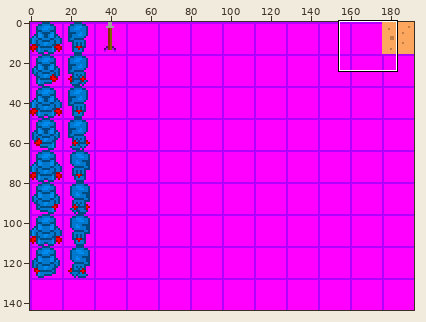
Two versions of one sprite sheet, src/resource/spritesheet.png. Above: a wide view before the commit, with the close-up outlined.
Close-up. As it was:
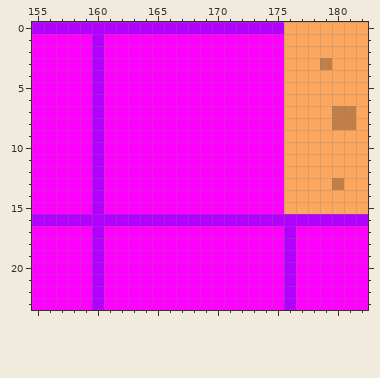
The file is 192x144 pixels. Shown: x 155..182, y 0..23.
And afterwards:
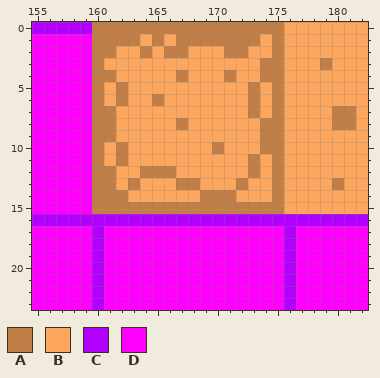
Palette (. is transparent): A #c17e47  B #fca75d  C #b200ff  D #ff00ff
Diff:
@@ x 155..182 @@
- 0 CCCCCCCCCCCCCCCCCCCCCBBBBBBB
- 1 DDDDDCDDDDDDDDDDDDDDDBBBBBBB
- 2 DDDDDCDDDDDDDDDDDDDDDBBBBBBB
- 3 DDDDDCDDDDDDDDDDDDDDDBBBABBB
- 4 DDDDDCDDDDDDDDDDDDDDDBBBBBBB
- 5 DDDDDCDDDDDDDDDDDDDDDBBBBBBB
- 6 DDDDDCDDDDDDDDDDDDDDDBBBBBBB
- 7 DDDDDCDDDDDDDDDDDDDDDBBBBAAB
- 8 DDDDDCDDDDDDDDDDDDDDDBBBBAAB
- 9 DDDDDCDDDDDDDDDDDDDDDBBBBBBB
-10 DDDDDCDDDDDDDDDDDDDDDBBBBBBB
-11 DDDDDCDDDDDDDDDDDDDDDBBBBBBB
-12 DDDDDCDDDDDDDDDDDDDDDBBBBBBB
-13 DDDDDCDDDDDDDDDDDDDDDBBBBABB
-14 DDDDDCDDDDDDDDDDDDDDDBBBBBBB
-15 DDDDDCDDDDDDDDDDDDDDDBBBBBBB
+ 0 CCCCCAAAAAAAAAAAAAAAABBBBBBB
+ 1 DDDDDAAAABABAAAAAAABABBBBBBB
+ 2 DDDDDAABBABAABBBAABBABBBBBBB
+ 3 DDDDDABBBBBBBBBBBBBAABBBABBB
+ 4 DDDDDAABBBBBABBBABBAABBBBBBB
+ 5 DDDDDABABBBBBBBBBBABABBBBBBB
+ 6 DDDDDABABBABBBBBBBABABBBBBBB
+ 7 DDDDDAABBBBBBBBBBBABABBBBAAB
+ 8 DDDDDAABBBBBABBBBBBAABBBBAAB
+ 9 DDDDDAABBBBBBBBBBBBAABBBBBBB
+10 DDDDDABABBBBBBBABBBAABBBBBBB
+11 DDDDDABABBBBBBBBBBABABBBBBBB
+12 DDDDDAABBAAABBBBBBABABBBBBBB
+13 DDDDDAABABBBAABBBABBABBBBABB
+14 DDDDDAAABBBBBBAAABBBABBBBBBB
+15 DDDDDAAAAAAAAAAAAAAAABBBBBBB
 16 CCCCCCCCCCCCCCCCCCCCCCCCCCCC
Changed places in both close-ups, as pixel boxes (x1, y1, x2, y2):
changed: (92, 22, 284, 214)
